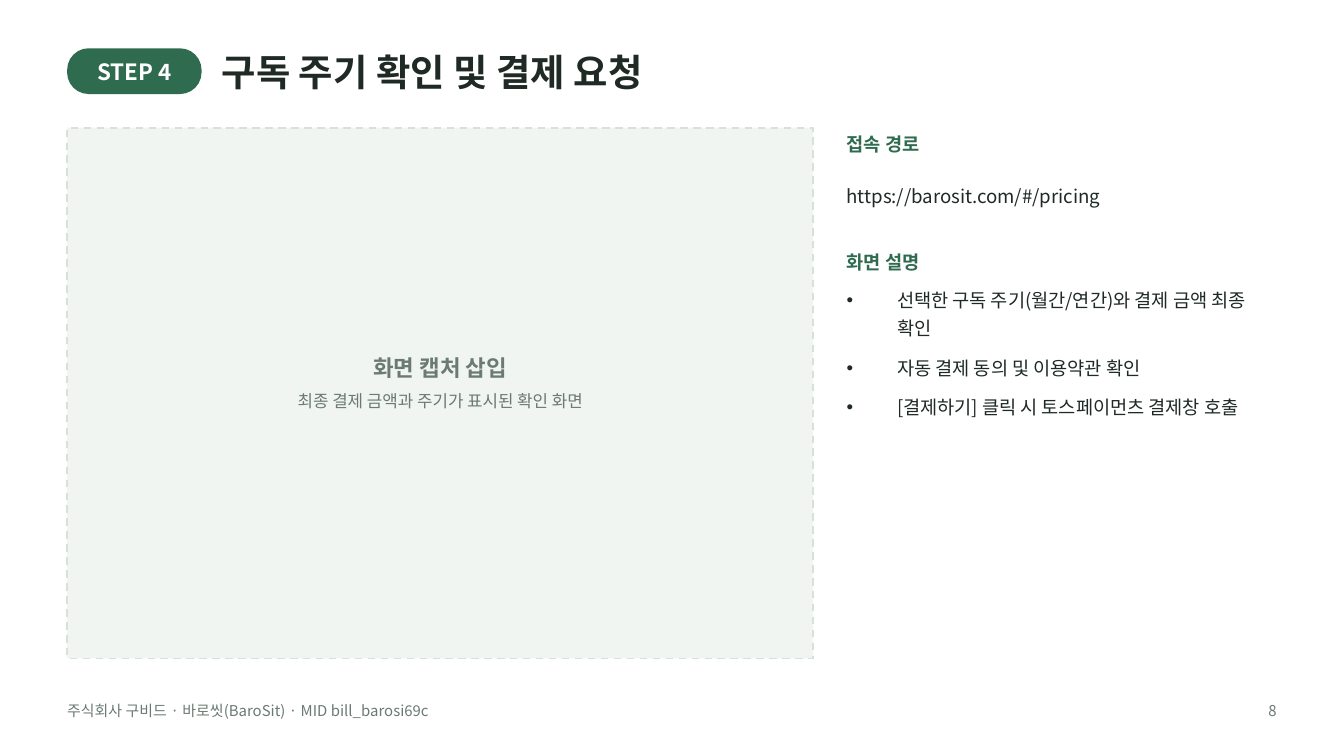
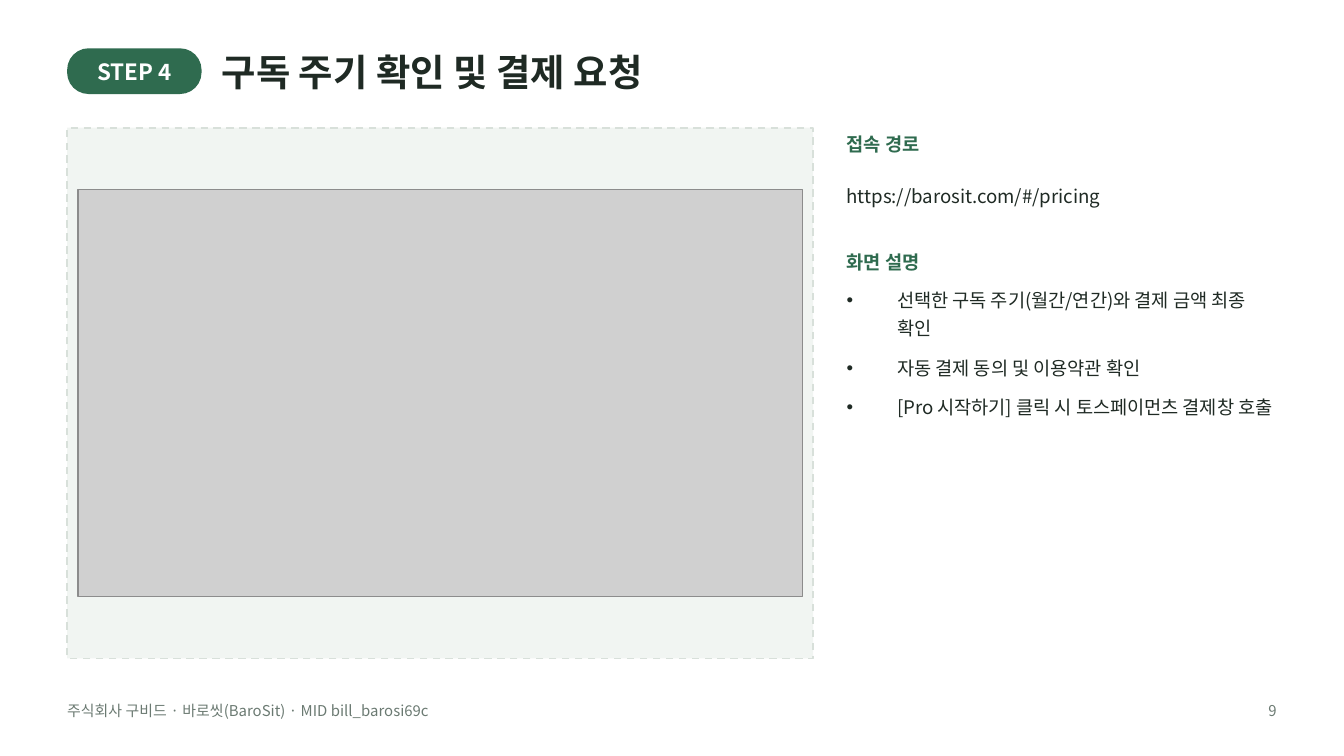
Before and after one commit to jay365-code/barosit, a slide deck: slide 9 of docs/바로씻_빌링결제경로.pptx (slide 8 before the commit). Drawn at 1344x756 pixels with LibreOffice and Linux fonts; fonts in the diff are those of the drawing; grey boxes stand for pictures. Boxes give left, top, right and bottom in pixels: in the first picture for what was removed or moved away, otherwise in the second. Text is boxed around its words. In the diff, an @@ line names an element or a change of style, - is before the commit and + after.

```diff
--- a/docs/바로씻_빌링결제경로.pptx
+++ b/docs/바로씻_빌링결제경로.pptx
@@ picture added at box(78, 190, 802, 597) @@
@@ text removed at box(373, 357, 507, 378) @@
-화면 캡처 삽입
@@ text removed at box(298, 393, 583, 409) @@
-최종 결제 금액과 주기가 표시된 확인 화면
@@ text at box(897, 398, 1272, 417): text changed @@
-• [결제하기] 클릭 시 토스페이먼츠 결제창 호출
+• [Pro 시작하기] 클릭 시 토스페이먼츠 결제창 호출
@@ text at box(1268, 705, 1276, 716): text changed @@
-8
+9
```
Also in this commit, not shown: 9 other slides changed, 1 slide added, 1 other file.
